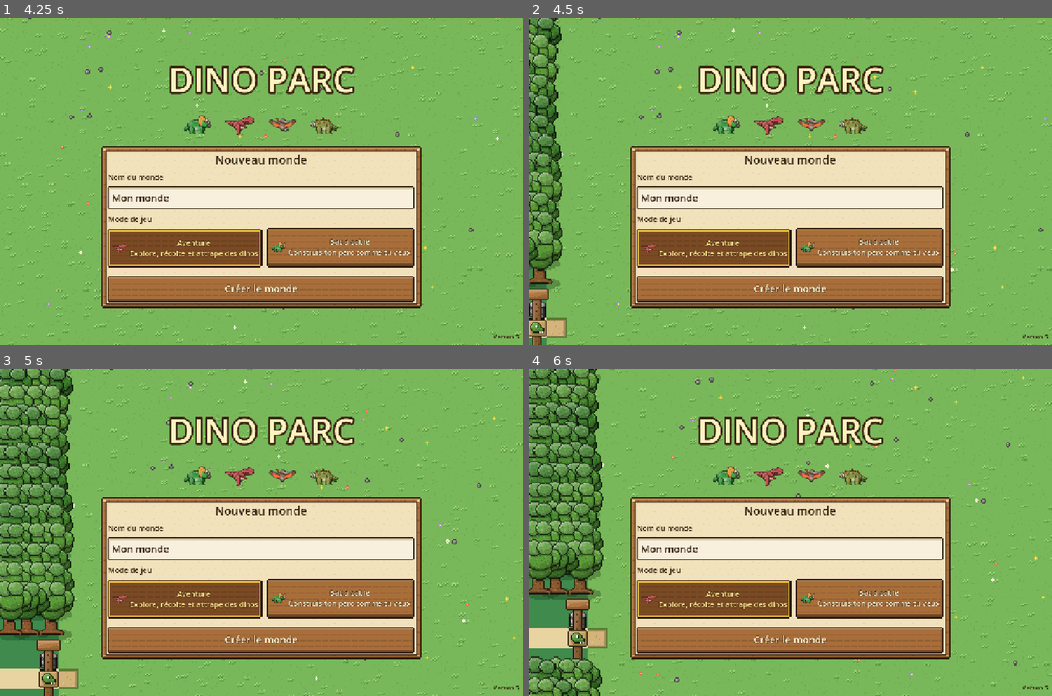
Above: before the commit, frames 1-4 (two rows, left to right).
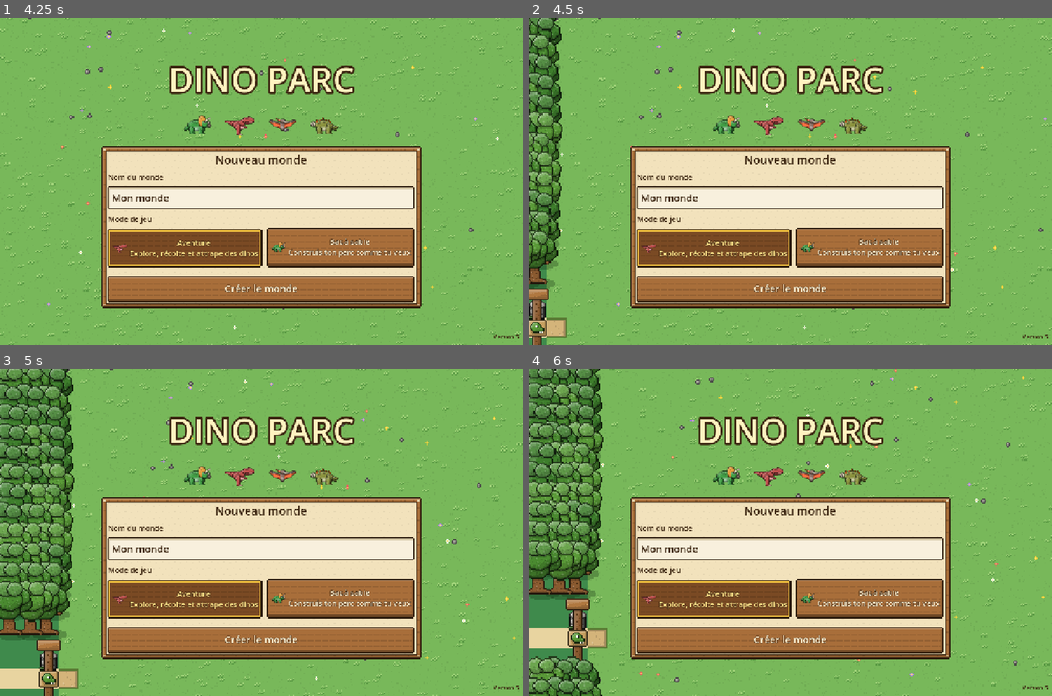
Above: after the commit, the same moments.

Repository: kevindjf/dino-parc
Game: Godot game, scene res://main.tscn
Same seed, same stepped clock (60 frames per second), same inputs: the game is played once before the commit and once after it.
Inputs (mouse positions are in pixels of both pictures, inside the frame that each line leads up to):
- Up to frame 1 (4.25 s): click "Aventure Explore, récolte et …" at 0.5 s; click "Bac à sable Construis ton par…" at 1.25 s; click "Créer le monde" at 2 s; tap Enter at 2.75 s; move the mouse to (235, 246) at 2.77 s; hold Up 2.78-3.5 s; tap I at 2.85 s; click (235, 246) at 2.92 s; tap Space at 3.02, 3.32 s; drag from (418, 230) to (235, 246) at 3.52 s
- Up to frame 2 (4.5 s): tap Space at 4.25 s; move the mouse to (633, 132) at 4.27 s; hold Left from 4.28 s (still down); tap B at 4.35 s
- Up to frame 3 (5 s): keep holding Left
- Up to frame 4 (6 s): release Left at 5 s; tap Enter at 5 s; drag from (816, 532) to (633, 483) at 5.02 s; tap Space at 5.75 s; move the mouse to (712, 450) at 5.77 s; hold Down from 5.78 s (still down); tap 8 at 5.85 s

Frame 1 is identical in both runs. In frame 2, 2.8% of the frame differs, in the area x 0-7%, y 0-83%; in frame 3, 5.9%; in frame 4, 6.1%, in the area x 0-15%, y 0-100%.

Commit message:
feat: the Wild Lands, a world of 7 x 7 zones around the park
The park becomes the base, with a trail out at the top and at the
bottom. Walking off the edge of a wild zone leads into the next one;
only the zone the player is in lives in memory. Biomes follow a climate
over the whole world (snow north, jungle south, swamp west, desert
east), and big rare dinosaurs are more common far from the park. The
park is kept as it was left, its visitors pay while the player is away,
and a game saved in a wild zone loads back there.

Co-Authored-By: Claude Opus 5.5 (1M context) <noreply@anthropic.com>

Diff:
--- a/scripts/main.gd
+++ b/scripts/main.gd
@@ -27,6 +27,7 @@
 const Village := preload("res://scripts/village.gd")
 const House := preload("res://scripts/house.gd")
 const Market := preload("res://scripts/market.gd")
+const Wild := preload("res://scripts/wild.gd")
 
 const T := 16
 const GRID := Vector2i(128, 96)
@@ -147,6 +148,13 @@
 var safe_until := 0.0  # after a hit, a short time when nothing can hit us again
 var heal_timer := 0.0
 var gate_warned := 0.0
+var zone := Wild.BASE  # the zone of the Wild Lands the player is in (see wild.gd)
+var world_seed := 0  # makes the same wild zones every time in this world
+var base_land := {}  # the park, saved while the player is in a wild zone
+var left_base_at := 0.0  # when the player left the park, to pay the visitors who came meanwhile
+var zone_states := {}  # zone key -> what the player changed there, saved with the game
+var base_exits := {}  # "up" / "down" -> the column of the trail out of the park
+var border_nodes: Array[Node] = []  # the forest around the zone and the signs of its trails
 
 
 func _ready() -> void:
@@ -216,6 +224,9 @@
 	money = 0
 	inventory = Inventory.new()
 	var start := cell_center(ENTRANCE + Vector2i(3, 0))
+	world_seed = int(data.get("seed", randi() % 1000000000))
+	zone_states = data.get("zones", {})
+	base_exits = data.get("exits", {})
 	if data.is_empty():
 		loading = true
 		WorldGen.generate(self, randi())
@@ -228,6 +239,8 @@
 		start = Vector2(saved.get("x", start.x), saved.get("y", start.y)) + Vector2(offset * T)
 		mine_states = data.get("mines", {})
 		village_state = data.get("village", {})
+	_carve_base_exits()
+	_build_border()
 	natural_target = _count_nature()
 	caught = {}
 	for id in data.get("caught", []):
@@ -248,15 +261,13 @@
 	hud.setup_builder(builder)
 	hud.set_hearts(hearts, MAX_HEARTS)
 	# A sign by the park gate shows the road to the village.
-	var sign := Art.sprite(Art.signpost())
-	sign.position = Vector2(-1.5 * T, ENTRANCE.y * T - 1)
-	sign.flip_h = true
-	world.add_child(sign)
-	WorldText.make(sign, Vector2(0, -24), "← Village", "sign")
 	camera.position = start
 	camera.remember("adventure", 1)
 	camera.follow(player)
 	_refresh()
+	var saved_zone := Wild.from_key(str(data.get("zone", Wild.key(Wild.BASE))))
+	if saved_zone != Wild.BASE and Wild.in_world(saved_zone):
+		travel(saved_zone, start)
 	if data.is_empty():
 		hud.flash("Bienvenue %s !\nVa frapper un arbre pour récolter du bois." % look.name, 4.0)
 		save_game()
@@ -284,8 +295,8 @@
 func _load_park(data: Dictionary) -> Vector2i:
 	loading = true
 	money = int(data.get("money", money))
-	total_visitors = int(data.get("total_visitors", 0))
-	goal_index = int(data.get("goal_index", 0))
+	total_visitors = int(data.get("total_visitors", total_visitors))
+	goal_index = int(data.get("goal_index", goal_index))
 	var saved_size := Vector2i(int(data.grid[0]), int(data.grid[1])) if data.has("grid") else OLD_GRID
 	var offset := Vector2i.ZERO
 	if saved_size != GRID:
@@ -1285,8 +1296,13 @@
 			save_game()
 		return
 	# The road out of the park gate leads to the village.
-	if player.position.x < -1.5 * T:
+	if zone == Wild.BASE and player.position.x < -1.5 * T:
 		enter_village()
+		return
+	# Off the edge of the zone: the next zone of the Wild Lands.
+	var edge := _edge_crossed()
+	if edge != Vector2i.ZERO:
+		_cross_edge(edge)
 		return
 	# Walking up into a mine entrance goes down.
 	var entrance = occupied.get(player.cell() + Vector2i.UP) if player.pushing == Vector2i.UP else null
@@ -1382,8 +1398,17 @@
 func player_blocked(cell: Vector2i) -> bool:
 	if away != null:
 		return away.is_solid(cell)
+	if not in_grid(cell) and mode == "adventure":
+		var dir := _edge_of(cell)
+		if dir != Vector2i.ZERO and _edge_open(dir, cell):
+			if player.mount != null:
+				if clock > gate_warned:
+					gate_warned = clock + 3.0
+					_float_text(player.position, "Descends de ton dinosaure pour partir à l'aventure", Color("ffab91"))
+				return true
+			return false
 	# Out of the park gate, the road goes on to the village.
-	if cell.x < 0 and cell.x >= -BORDER and cell.y == ENTRANCE.y:
+	if zone == Wild.BASE and cell.x < 0 and cell.x >= -BORDER and cell.y == ENTRANCE.y:
 		if player.mount != null:
 			if clock > gate_warned:
 				gate_warned = clock + 3.0
@@ -1395,7 +1420,10 @@
 
 # Where the player can go: the park, or the zone they are in.
 func player_area() -> Rect2:
-	return away.bounds() if away != null else Rect2(Vector2.ZERO, Vector2(GRID * T))
+	if away != null:
+		return away.bounds()
+	# One cell more on each side, so that the helicopter can fly to the next zone.
+	return Rect2(-Vector2.ONE * T, Vector2(GRID * T) + Vector2.ONE * T * 2)
 
 
 # Where the player is in the park (where they will come back while away).
@@ -1408,6 +1436,8 @@
 		_float_text(player.position, "Descends de ton dinosaure pour entrer dans la mine", Color("ffab91"))
 		return
 	var key := "%d,%d" % [entrance.origin.x, entrance.origin.y]
+	if zone != Wild.BASE:
+		key = "%s:%s" % [Wild.key(zone), key]
 	if not mine_states.has(key):
 		mine_states[key] = {"seed": randi() % 1000000, "dug": {}}
 	surface_spot = cell_center(entrance.origin + Vector2i.DOWN)
@@ -1903,6 +1933,11 @@
 
 
 func player_scared(dino: Node2D) -> void:
+	if zone != Wild.BASE:
+		# Far from home, the player runs back to the park.
+		hud.flash("%s t'a fait très peur !\nTu rentres en courant au parc." % dino.species.name, 3.0)
+		call_deferred("travel", Wild.BASE, cell_center(ENTRANCE + Vector2i(2, 0)))
+		return
 	player.position = cell_center(ENTRANCE + Vector2i(2, 0))
 	player.velocity = Vector2.ZERO
 	camera.position = player.position
@@ -1951,13 +1986,18 @@
 		var species: Dictionary = Catalog.DINOS[id]
 		if species.habitat == "land" and species.biome == biome:
 			choices.append(id)
-			total += 1000.0 / species.cost
+			total += _wild_weight(species)
 	var roll := randf() * total
 	for id in choices:
-		roll -= 1000.0 / Catalog.DINOS[id].cost
+		roll -= _wild_weight(Catalog.DINOS[id])
 		if roll <= 0.0:
 			return id
 	return ""
+
+
+# Far from the park, the big and rare dinosaurs come much more often.
+func _wild_weight(species: Dictionary) -> float:
+	return 1000.0 / species.cost * (1.0 + Wild.level(zone) * (species.strength - 1) * 0.6)
 
 
 func random_cell_near(center: Vector2i, radius: int, region: int) -> Vector2i:
@@ -2142,6 +2182,182 @@
 	if id != "" and id != "mountain":
 		_add_building(id, cell)
 		_refresh()
+
+
+# --- The Wild Lands -------------------------------------------------------
+
+func _exit_column(dir: Vector2i) -> int:
+	return int(base_exits.get("up" if dir == Vector2i.UP else "down", GRID.x / 2))
+
+
+# Opens the trails out of the park, where they cross the least: a park made before the Wild
+# Lands may have trees, rocks or water there, never what the player built.
+func _carve_base_exits() -> void:
+	for dir: Vector2i in Wild.BASE_EXITS:
+		var name := "up" if dir == Vector2i.UP else "down"
+		var rows := range(0, 5) if dir == Vector2i.UP else range(GRID.y - 5, GRID.y)
+		if not base_exits.has(name):
+			var best := GRID.x / 2
+			var best_cost := INF
+			for x in range(16, GRID.x - 16):
+				var cost := absf(x - GRID.x / 2) * 0.05
+				for y in rows:
+					for dx in range(-1, 2):
+						var cell := Vector2i(x + dx, y)
+						var building = occupied.get(cell)
+						if is_water(cell) or (building != null and not Items.HARVEST.has(building.id)):
+							cost += 20.0
+						elif building != null:
+							cost += 1.0
+				if cost < best_cost:
+					best_cost = cost
+					best = x
+			base_exits[name] = best
+		var column := int(base_exits[name])
+		for y in rows:
+			for dx in range(-1, 2):
+				var cell := Vector2i(column + dx, y)
+				var building = occupied.get(cell)
+				if building != null and Items.HARVEST.has(building.id):
+					remove_natural(cell)
+				if building == null or Items.HARVEST.has(building.id):
+					set_water(cell, false)
+	ground.refresh(Vector2i(GRID.x / 2, 0), GRID.x)
+	ground.refresh(Vector2i(GRID.x / 2, GRID.y - 1), GRID.x)
+
+
+# The side of the zone a cell outside of it is on, or ZERO.
+func _edge_of(cell: Vector2i) -> Vector2i:
+	if cell.y < 0:
+		return Vector2i.UP
+	if cell.y >= GRID.y:
+		return Vector2i.DOWN
+	if cell.x < 0:
+		return Vector2i.LEFT
+	if cell.x >= GRID.x:
+		return Vector2i.RIGHT
+	return Vector2i.ZERO
+
+
+# Whether the player can go out of the zone there: on the trails of the park on foot, anywhere
+# on an open side of a wild zone, or anywhere by helicopter.
+func _edge_open(dir: Vector2i, cell: Vector2i) -> bool:
+	if not Wild.open_edge(zone, dir):
+		return false
+	if zone == Wild.BASE and player.vehicle != "heli":
+		return absi(cell.x - _exit_column(dir)) <= 1
+	return true
+
+
+func _edge_crossed() -> Vector2i:
+	var cell := Vector2i((player.position / T).floor())
+	var dir := _edge_of(cell)
+	if dir == Vector2i.ZERO or not Wild.open_edge(zone, dir):
+		return Vector2i.ZERO
+	return dir
+
+
+# Goes into the next zone, at the same place on its opposite side.
+func _cross_edge(dir: Vector2i) -> void:
+	var at := player.position
+	var size := Vector2(GRID * T)
+	if dir.x != 0:
+		at.x = 0.5 * T if dir.x > 0 else size.x - 0.5 * T
+	else:
+		at.y = 0.5 * T if dir.y > 0 else size.y - 0.5 * T
+	var next := zone + dir
+	if next == Wild.BASE and player.vehicle != "heli":
+		at.x = cell_center(Vector2i(_exit_column(-dir), 0)).x
+	travel(next, at)
+
+
+# Leaves the zone the player is in and builds another one: the park comes back as it was left,
+# a wild zone is made again from its seed. at: where the player arrives, in pixels.
+func travel(to: Vector2i, at: Vector2) -> void:
+	if to == zone:
+		player.position = at
+		return
+	if zone == Wild.BASE:
+		base_land = SaveGame.land(self)
+		left_base_at = clock
+	_clear_land()
+	zone = to
+	loading = true
+	if zone == Wild.BASE:
+		_add_building("path", ENTRANCE, true)
+		_load_park(base_land)
+		base_land = {}
+	else:
+		WorldGen.generate_zone(self, zone, world_seed)
+		_finish_loading()
+	_build_border()
+	natural_target = _count_nature()
+	var cell := _arrival_cell(Vector2i((at / T).floor()))
+	player.position = cell_center(cell) if not in_grid(Vector2i((at / T).floor())) or player_blocked(Vector2i((at / T).floor())) else at
+	player.velocity = Vector2.ZERO
+	camera.position = player.position
+	_spawn_wild_dinos(WILD_TARGET)
+	_refresh()
+	hud.refresh_build()
+	if zone == Wild.BASE:
+		_pay_visitors_while_away()
+	else:
+		var stars := "★".repeat(Wild.level(zone))
+		hud.flash("%s  %s" % [Wild.name_of(zone), stars], 2.5)
+
+
+# The park kept living while the player was away: the visitors paid their ticket.
+func _pay_visitors_while_away() -> void:
+	_update_attraction()
+	var minutes := (clock - left_base_at) / 60.0
+	var count := mini(int(minutes * attraction), 2000)
+	if count <= 0:
+		hud.flash("De retour au parc !", 2.0)
+		return
+	money += count * TICKET_PRICE
+	total_visitors += count
+	hud.flash("De retour au parc !\n%d visiteurs sont venus : +%d pièces" % [count, count * TICKET_PRICE], 3.5)
+
+
+# The nearest free cell to arrive on, cleared of what grows on it.
+func _arrival_cell(wanted: Vector2i) -> Vector2i:
+	wanted = wanted.clamp(Vector2i.ZERO, GRID - Vector2i.ONE)
+	for radius in 12:
+		for y in range(wanted.y - radius, wanted.y + radius + 1):
+			for x in range(wanted.x - radius, wanted.x + radius + 1):
+				var cell := Vector2i(x, y)
+				if not in_grid(cell) or maxi(absi(x - wanted.x), absi(y - wanted.y)) != radius or is_water(cell):
+					continue
+				var building = occupied.get(cell)
+				if building == null:
+					return cell
+				if Items.HARVEST.has(building.id) and building.id != "rock":
+					remove_natural(cell)
+					return cell
+	return wanted
+
+
+# Empties the land: every building, dinosaur and visitor goes, the ground is blank again.
+func _clear_land() -> void:
+	for building in buildings:
+		if building.root != null:
+			building.root.queue_free()
+		for node in building.nodes:
+			if is_instance_valid(node):
+				node.queue_free()
+	buildings.clear()
+	occupied.clear()
+	for dino in dinos:
+		dino.queue_free()
+	dinos.clear()
+	for visitor in get_tree().get_nodes_in_group("visitors"):
+		visitor.queue_free()
+	biomes.fill("prairie")
+	water.fill(0)
+	distance.clear()
+	if combat != null:
+		combat.target = null
+		combat.chosen = null
 
 
 # --- Helpers -----------------------------------------------------------
@@ -2436,27 +2652,7 @@
 	world.y_sort_enabled = true
 	add_child(world)
 
-	# A thick forest all around the park, like in the old handheld games, with the gate on the left.
-	var rng := RandomNumberGenerator.new()
-	rng.seed = 42
-	for ring in BORDER:
-		for x in range(-BORDER, GRID.x + BORDER):
-			for y in [-1 - ring, GRID.y + ring]:
-				_border_tree(Vector2i(x, y), rng)
-		for y in range(-BORDER + ring, GRID.y + BORDER - ring):
-			for x in [-1 - ring, GRID.x + ring]:
-				if x < 0 and absi(y - ENTRANCE.y) <= 2:
-					continue
-				_border_tree(Vector2i(x, y), rng)
-	var gate := Art.sprite(Art.gate())
-	gate.position = Vector2(-0.5 * T, (ENTRANCE.y + 3) * T)
-	world.add_child(gate)
-	var entry := ColorRect.new()
-	entry.color = Color("e8d4a0")
-	entry.position = Vector2(-BORDER * T, ENTRANCE.y * T)
-	entry.size = Vector2(BORDER * T, T)
-	entry.z_index = -9
-	add_child(entry)
+	_build_border()
 
 	camera = ParkCamera.new()
 	add_child(camera)
@@ -2473,11 +2669,79 @@
 	add_child(ghost)
 
 
+# A thick forest all around the zone, like in the old handheld games. The park has its gate on
+# the left and a trail at the top and at the bottom; a wild zone is open on its sides that lead to
+# another zone.
+func _build_border() -> void:
+	for node in border_nodes:
+		node.queue_free()
+	border_nodes.clear()
+	var rng := RandomNumberGenerator.new()
+	rng.seed = 42 + zone.x * 13 + zone.y * 7
+	var base := zone == Wild.BASE
+	for ring in BORDER:
+		for dir: Vector2i in [Vector2i.UP, Vector2i.DOWN]:
+			if not base and Wild.open_edge(zone, dir):
+				continue
+			var y := -1 - ring if dir == Vector2i.UP else GRID.y + ring
+			for x in range(-BORDER, GRID.x + BORDER):
+				if base and mode == "adventure" and Wild.open_edge(zone, dir) and absi(x - _exit_column(dir)) <= 1:
+					continue
+				_border_tree(Vector2i(x, y), rng)
+		for dir: Vector2i in [Vector2i.LEFT, Vector2i.RIGHT]:
+			if not base and Wild.open_edge(zone, dir):
+				continue
+			var x := -1 - ring if dir == Vector2i.LEFT else GRID.x + ring
+			for y in range(-BORDER + ring, GRID.y + BORDER - ring):
+				if base and x < 0 and absi(y - ENTRANCE.y) <= 2:
+					continue
+				_border_tree(Vector2i(x, y), rng)
+	if not base:
+		return
+	if mode == "adventure":
+		var village_sign := Art.sprite(Art.signpost())
+		village_sign.position = Vector2(-1.5 * T, ENTRANCE.y * T - 1)
+		village_sign.flip_h = true
+		_add_border(village_sign)
+		WorldText.make(village_sign, Vector2(0, -24), "← Village", "sign")
+	var gate := Art.sprite(Art.gate())
+	gate.position = Vector2(-0.5 * T, (ENTRANCE.y + 3) * T)
+	_add_border(gate)
+	var entry := ColorRect.new()
+	entry.color = Color("e8d4a0")
+	entry.position = Vector2(-BORDER * T, ENTRANCE.y * T)
+	entry.size = Vector2(BORDER * T, T)
+	entry.z_index = -9
+	add_child(entry)
+	border_nodes.append(entry)
+	if mode != "adventure":
+		return
+	for dir: Vector2i in Wild.BASE_EXITS:
+		# A dirt trail through the forest, and a sign by it.
+		var x := _exit_column(dir)
+		var trail := ColorRect.new()
+		trail.color = Color("e8d4a0")
+		trail.position = Vector2((x - 1) * T, -BORDER * T if dir == Vector2i.UP else GRID.y * T)
+		trail.size = Vector2(3 * T, BORDER * T)
+		trail.z_index = -9
+		add_child(trail)
+		border_nodes.append(trail)
+		var sign := Art.sprite(Art.signpost())
+		sign.position = Vector2((x + 2.5) * T, (1 if dir == Vector2i.UP else GRID.y - 1) * T - 1)
+		_add_border(sign)
+		WorldText.make(sign, Vector2(0, -24), "↑ Terres sauvages" if dir == Vector2i.UP else "↓ Terres sauvages", "sign")
+
+
+func _add_border(node: Node2D) -> void:
+	world.add_child(node)
+	border_nodes.append(node)
+
+
 func _border_tree(cell: Vector2i, rng: RandomNumberGenerator) -> void:
 	var tree := Art.sprite(Art.border_tree(rng.randi() % 3))
 	tree.position = Vector2((cell.x + 0.5) * T + rng.randi_range(-2, 2), (cell.y + 1) * T + 4)
 	Art.ground_shadow(tree, 28)
-	world.add_child(tree)
+	_add_border(tree)
 
 
 # --- Demo park (godot --path . -- --demo) ------------------------------------
--- a/scripts/save_game.gd
+++ b/scripts/save_game.gd
@@ -18,7 +18,9 @@
 	return FileAccess.file_exists(path_for(world_id)) or FileAccess.file_exists(backup_for(world_id))
 
 
-static func save(park: Node2D) -> void:
+# The land of the park: its ground, what is built on it and its dinosaurs. While the player is
+# in a wild zone, the park was kept as it was left (park.base_land).
+static func land(park: Node2D) -> Dictionary:
 	var buildings := []
 	for building in park.buildings:
 		if building.fixed:
@@ -36,11 +38,17 @@
 		if dino.home_building != null:
 			entry.home = [dino.home_building.origin.x, dino.home_building.origin.y]
 		dinos.append(entry)
-	var data := {
+	return {"grid": [park.GRID.x, park.GRID.y], "water": Marshalls.raw_to_base64(park.water),
+		"biomes": Array(park.biomes), "buildings": buildings, "dinos": dinos}
+
+
+static func save(park: Node2D) -> void:
+	var in_park: bool = park.mode != "adventure" or park.zone == park.Wild.BASE
+	var data: Dictionary = land(park) if in_park else park.base_land.duplicate()
+	data.merge({
 		"version": VERSION, "money": park.money, "total_visitors": park.total_visitors, "goal_index": park.goal_index,
-		"grid": [park.GRID.x, park.GRID.y], "water": Marshalls.raw_to_base64(park.water),
-		"biomes": Array(park.biomes), "buildings": buildings, "dinos": dinos, "caught": park.caught.keys(),
-	}
+		"caught": park.caught.keys(),
+	}, true)
 	if park.player != null:
 		var look := {}
 		for key in park.look:
@@ -49,6 +57,10 @@
 		data.player = {"look": look, "x": at.x, "y": at.y, "inventory": park.inventory.to_dict()}
 		data.mines = park.mine_states
 		data.village = park.village_state
+		data.seed = park.world_seed
+		data.zone = park.Wild.key(park.zone)
+		data.zones = park.zone_states
+		data.exits = park.base_exits
 	# Write to a temporary file first, keep the previous save as a backup, then swap:
 	# a crash in the middle of writing never loses the game.
 	var path := path_for(park.world_info.id)
--- /dev/null
+++ b/scripts/wild.gd
@@ -0,0 +1,99 @@
+extends RefCounted
+
+# The Wild Lands: the world of the adventure is a grid of zones, each one as big as the park.
+# The park is the base, in the middle; around it, wild zones get colder to the north, hotter to
+# the south, wetter to the west and drier to the east, and wilder the further they are: bigger
+# dinosaurs, rarer species. Walking off the edge of a zone leads into the next one. Only the
+# zone where the player is lives in memory (see main.gd, travel()).
+# A zone is a Vector2i in the grid; Wild.BASE is the park.
+
+const SIZE := Vector2i(7, 7)
+const BASE := Vector2i(3, 3)
+const DIRS := [Vector2i.LEFT, Vector2i.RIGHT, Vector2i.UP, Vector2i.DOWN]
+# The park opens on the wild lands by a trail at the top and one at the bottom; the gate on the
+# left leads to the village, and the sea closes the right.
+const BASE_EXITS := [Vector2i.UP, Vector2i.DOWN]
+
+
+static func key(zone: Vector2i) -> String:
+	return "%d,%d" % [zone.x, zone.y]
+
+
+static func from_key(text: String) -> Vector2i:
+	var parts := text.split(",")
+	return Vector2i(int(parts[0]), int(parts[1]))
+
+
+static func in_world(zone: Vector2i) -> bool:
+	return zone.x >= 0 and zone.y >= 0 and zone.x < SIZE.x and zone.y < SIZE.y
+
+
+# 0 for the park, then 1, 2, 3 going away from it: the further, the wilder.
+static func level(zone: Vector2i) -> int:
+	var d := (zone - BASE).abs()
+	return maxi(d.x, d.y)
+
+
+# Whether one can go from this zone to the next one in this direction.
+static func open_edge(zone: Vector2i, dir: Vector2i) -> bool:
+	var next := zone + dir
+	if not in_world(next):
+		return false
+	if zone == BASE:
+		return dir in BASE_EXITS
+	if next == BASE:
+		return -dir in BASE_EXITS
+	return true
+
+
+static func seed_of(world_seed: int, zone: Vector2i) -> int:
+	return hash("%d:%s" % [world_seed, key(zone)])
+
+
+# The biome at a point of the world, in cells from the top left of the world: colder to the
+# north, hotter to the south, wetter to the west, drier to the east, in big wavy patches.
+# climate: a noise made with the seed of the world.
+static func biome_at(world: Vector2, grid: Vector2i, climate: FastNoiseLite) -> String:
+	var d := _from_base(world, grid)
+	var cold := -d.y + climate.get_noise_2d(world.x, world.y) * 0.5
+	var wet := -d.x + climate.get_noise_2d(world.x + 9000, world.y) * 0.5
+	return _biome(cold, wet)
+
+
+# Where a point is from the middle of the park: -1 to 1 three zones away on each side.
+static func _from_base(world: Vector2, grid: Vector2i) -> Vector2:
+	var middle := (Vector2(BASE) + Vector2(0.5, 0.5)) * Vector2(grid)
+	return (world - middle) / (Vector2(grid) * 3.0)
+
+
+static func _biome(cold: float, wet: float) -> String:
+	if cold > 0.4:
+		return "neige"
+	if cold < -0.4:
+		return "jungle"
+	if wet > 0.4:
+		return "marais"
+	if wet < -0.4:
+		return "desert"
+	return "prairie"
+
+
+static func main_biome(zone: Vector2i) -> String:
+	var d := _from_base((Vector2(zone) + Vector2(0.5, 0.5)) * Vector2(128, 96), Vector2i(128, 96))
+	return _biome(-d.y, -d.x)
+
+
+const NAMES := {
+	"neige": ["Toundra glacée", "Montagnes blanches", "Pics gelés"],
+	"jungle": ["Jungle profonde", "Forêt des fougères", "Jungle du volcan"],
+	"marais": ["Marais brumeux", "Lacs verts", "Marécage des roseaux"],
+	"desert": ["Désert des canyons", "Dunes rouges", "Plateau brûlant"],
+	"prairie": ["Grandes plaines", "Collines vertes", "Vallée des fleurs"],
+}
+
+
+static func name_of(zone: Vector2i) -> String:
+	if zone == BASE:
+		return "Ton parc"
+	var names: Array = NAMES[main_biome(zone)]
+	return names[(zone.x * 7 + zone.y * 3) % names.size()]
--- a/scripts/world_gen.gd
+++ b/scripts/world_gen.gd
@@ -4,6 +4,8 @@
 # meadows and a forest around the entrance in the west, a swamp with lakes in the south-west,
 # a jungle crossed by a river, a desert with canyons in the east, snowy mountains with mines
 # in the north-east, and the sea with its beach along the east coast.
+
+const Wild := preload("res://scripts/wild.gd")
 
 const NATURE := {
 	"prairie": [["tree", 4.0], ["bush", 2.0], ["rock", 1.5], ["fern", 1.0]],
@@ -82,6 +84,58 @@
 				park.add_natural(id, cell)
 
 
+# Makes a zone of the Wild Lands (see wild.gd): patches of biomes drawn from where it is in the
+# world, lakes in the wet ones, mountains with a mine in the cold and dry ones, rivers, and
+# nature everywhere, thicker than in the park.
+static func generate_zone(park: Node2D, zone: Vector2i, world_seed: int) -> void:
+	var seed := Wild.seed_of(world_seed, zone)
+	var rng := RandomNumberGenerator.new()
+	rng.seed = seed
+	var warp := FastNoiseLite.new()
+	warp.seed = seed
+	warp.frequency = 0.04
+	# The biomes follow the whole world, so that they go on from one zone to the next.
+	var climate := FastNoiseLite.new()
+	climate.seed = world_seed
+	climate.frequency = 0.012
+	for y in park.GRID.y:
+		for x in park.GRID.x:
+			var world := Vector2(zone * park.GRID + Vector2i(x, y))
+			park.biomes[park.index_of(Vector2i(x, y))] = Wild.biome_at(world, park.GRID, climate)
+	var weights := {}
+	var total := 0.0
+	for biome in park.biomes:
+		weights[biome] = weights.get(biome, 0.0) + 1.0
+		total += 1.0
+	var share := func(biome: String) -> float: return weights.get(biome, 0.0) / total
+	for i in int(round(share.call("marais") * 8.0)) + rng.randi_range(0, 1):
+		_blob(park, rng, _inside(park, rng, 10), rng.randi_range(3, 6), "water")
+	if rng.randf() < 0.6:
+		var side := rng.randi_range(0, 1)
+		var from := Vector2(rng.randf_range(20, park.GRID.x - 20), 1) if side == 0 else Vector2(1, rng.randf_range(15, park.GRID.y - 15))
+		var to := Vector2(rng.randf_range(20, park.GRID.x - 20), park.GRID.y - 2) if side == 0 else Vector2(park.GRID.x - 2, rng.randf_range(15, park.GRID.y - 15))
+		_river(park, rng, from, to)
+	for i in int(round((share.call("neige") + share.call("desert")) * 5.0)) + 1:
+		var center := _inside(park, rng, 16)
+		var cells := _blob(park, rng, center, rng.randi_range(4, 9), "mountain")
+		_mine_entrance(park, cells, center)
+
+	for y in park.GRID.y:
+		for x in park.GRID.x:
+			var cell := Vector2i(x, y)
+			if park.occupied.has(cell) or park.is_water(cell):
+				continue
+			var id := pick(park.biome_at(cell), rng)
+			if id == "" and warp.get_noise_2d(x * 3, y * 3) > 0.35 and rng.randf() < 0.3:
+				id = "pine" if park.biome_at(cell) == "neige" else ("cactus" if park.biome_at(cell) == "desert" else "tree")
+			if id != "":
+				park.add_natural(id, cell)
+
+
+static func _inside(park: Node2D, rng: RandomNumberGenerator, margin: int) -> Vector2:
+	return Vector2(rng.randf_range(margin, park.GRID.x - margin), rng.randf_range(margin, park.GRID.y - margin))
+
+
 static func pick(biome: String, rng: RandomNumberGenerator) -> String:
 	var roll := rng.randf_range(0.0, 100.0)
 	for entry in NATURE[biome]:
